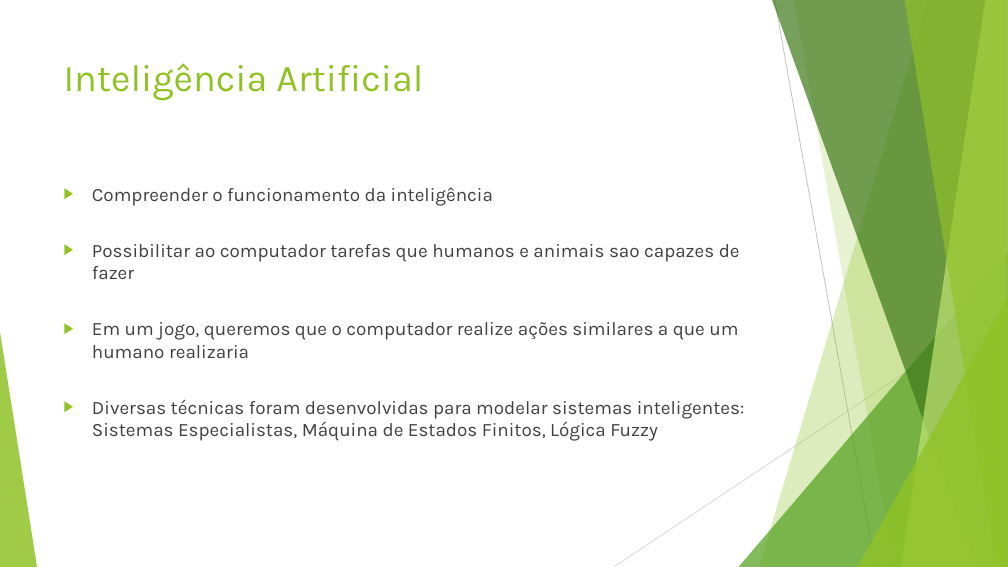
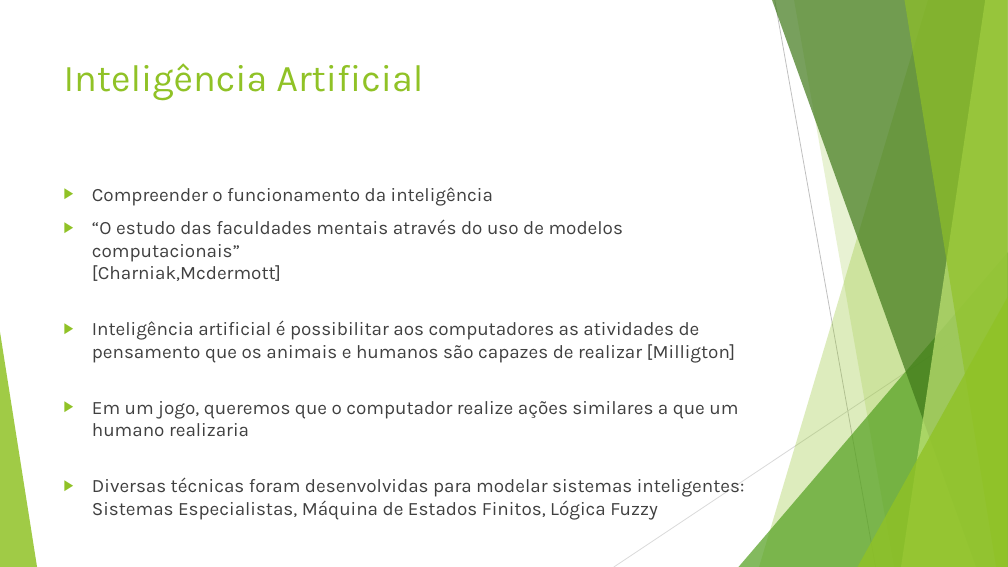
Before and after one commit to joaoapm/tfg, a slide deck: slide 5 of Tfg/TrabDocs/Docs/finais/apresentacao.pptx (slide 3 before the commit). Drawn at 1008x567 pixels with LibreOffice and Linux fonts; fonts in the diff are those of the drawing. Boxes give left, top, right and bottom in pixels: in the first picture for what was removed or moved away, otherwise in the second. Text is boxed around its words. In the diff, an @@ line names an element or a change of style, - is before the commit and + after.

```diff
--- a/Tfg/TrabDocs/Docs/finais/apresentacao.pptx
+++ b/Tfg/TrabDocs/Docs/finais/apresentacao.pptx
@@ text at bbox=[92, 219, 736, 363]: text changed @@
-▶ Possibilitar ao computador tarefas que humanos e animais sao capazes de fazer
+▶ “O estudo das faculdades mentais através do uso de modelos computacionais”
+  [Charniak,Mcdermott]
+▶ Inteligência artificial é possibilitar aos computadores as atividades de pensamento que os animais e humanos são capazes de realizar [Milligton]
```
Also in this commit, not shown: 1 other slide changed, 2 slides added, 1 other file.
